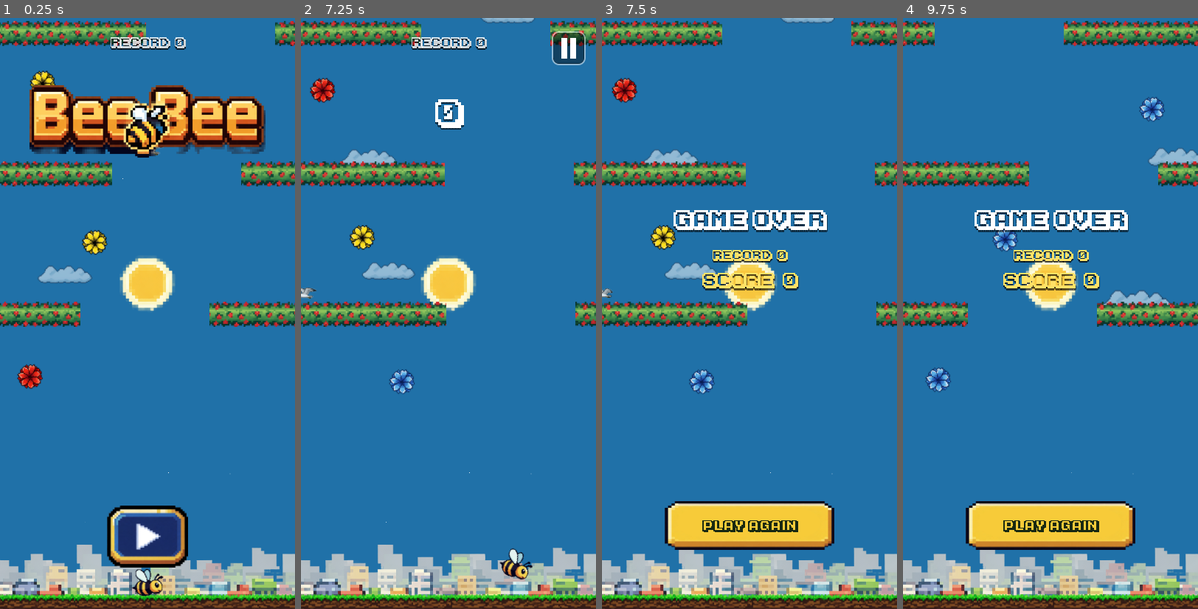
Above: before the commit, frames 1-4 (left to right).
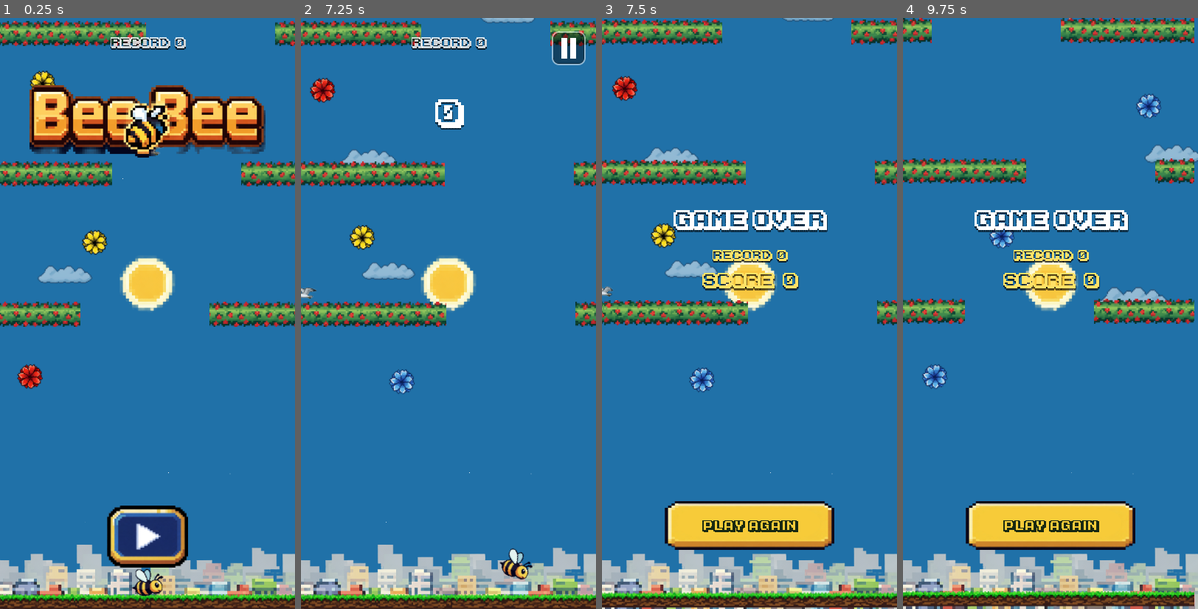
Above: after the commit, the same moments.

Repository: costanoy/bee-bee
Game: Godot game, scene res://scenes/main.tscn
Two runs of this game, one before a commit and one after it. Both use one fixed random seed, a clock stepped at 60 frames per second and the inputs below.
Inputs (mouse positions are in pixels of both pictures, inside the frame that each line leads up to):
- Up to frame 1 (0.25 s): no input
- Up to frame 2 (7.25 s): click (448, 538) at 0.5 s; click (448, 538) at 1.25 s; click (569, 47) at 2 s; click "Restart" at 2.75 s; click (569, 47) at 3.5 s; click "Restart" at 4.25 s; click (569, 47) at 5 s; click "Restart" at 5.75 s; move the mouse to (513, 283) at 6.52 s; click (513, 283) at 6.67 s
- Up to frame 3 (7.5 s): move the mouse to (690, 343) at 7.27 s; click (690, 343) at 7.42 s
- Up to frame 4 (9.75 s): click "Play Again" at 8 s; move the mouse to (1080, 183) at 8.77 s; click (1080, 183) at 8.92 s; move the mouse to (1035, 431) at 9.52 s; click (1035, 431) at 9.67 s

Frames 1-2 are identical in both runs. In frame 3, 8.6% of the frame differs, in the area x 0-100%, y 0-100%; in frame 4, 10%.

Commit message:
TEST: shake the screen on death too, bump the hit sound a touch
Camera shake is now shared (duration/magnitude tracked per-trigger)
between the near-miss cue and death, which gets a bigger jolt (0.3s /
7px vs near miss's 0.18s / 4px) since it's the bigger event. Moved the
base camera.position assignment out of _update_playing and into
_physics_process so it re-derives from camera_y every frame regardless
of state — camera_y is frozen during DYING already, so the shake
jitters around a fixed point there instead of drifting frame to frame.

No second sound layered on for death — sfx_hit already plays on every
game over, just nudged from -5dB to -3dB so it reads clearly alongside
the new shake instead of blending into the fall.

Co-Authored-By: Claude Sonnet 5 <noreply@anthropic.com>

Diff:
--- a/scripts/main.gd
+++ b/scripts/main.gd
@@ -54,7 +54,7 @@
 # within one run.
 const SFX_FLAP_DB := -16.0
 const SFX_COLLECT_DB := -7.0
-const SFX_HIT_DB := -5.0
+const SFX_HIT_DB := -3.0
 const SFX_RECORD_DB := -5.0
 const SFX_UI_DB := -12.0
 const SFX_NEAR_MISS_DB := -10.0
@@ -66,6 +66,12 @@
 const NEAR_MISS_MARGIN := 8.0
 const CAMERA_SHAKE_DURATION := 0.18
 const CAMERA_SHAKE_MAGNITUDE := 4.0
+# Death gets a bigger jolt than a near miss — it's the bigger event of the
+# two. Reuses the same SFX_HIT that already plays on every game over; no
+# second sound layered on top, just nudged up a touch (below) so it reads
+# clearly alongside the new shake instead of blending into the fall.
+const DEATH_SHAKE_DURATION := 0.3
+const DEATH_SHAKE_MAGNITUDE := 7.0
 
 # Enough voices that a flap, a pickup and a jingle can overlap without
 # any of them being cut short.
@@ -155,6 +161,8 @@
 var elapsed := 0.0
 var camera_y := 0.0
 var camera_shake_time := 0.0
+var camera_shake_total := 0.0
+var camera_shake_magnitude := 0.0
 var highest_spawn_y := 0.0
 var score := 0
 var dying_timer := 0.0
@@ -463,7 +471,29 @@
 		_:
 			pass
 
+	# camera_y itself only moves inside _update_playing's scroll branch, so
+	# re-deriving the base position here every frame is a no-op outside
+	# PLAYING — which is exactly "frozen" during DYING, letting a shake
+	# (near miss or death) jitter around that fixed point without drifting.
+	camera.position = Vector2(0.0, camera_y)
+	_apply_camera_shake(delta)
+
 	sky.update(delta, state == State.START or state == State.STARTING, elapsed, score, camera_y)
+
+
+func _start_camera_shake(duration: float, magnitude: float) -> void:
+	camera_shake_time = duration
+	camera_shake_total = duration
+	camera_shake_magnitude = magnitude
+
+
+func _apply_camera_shake(delta: float) -> void:
+	if camera_shake_time <= 0.0:
+		return
+	camera_shake_time = max(0.0, camera_shake_time - delta)
+	var t: float = camera_shake_time / camera_shake_total if camera_shake_total > 0.0 else 0.0
+	var mag: float = camera_shake_magnitude * t
+	camera.position += Vector2(randf_range(-mag, mag), randf_range(-mag, mag))
 
 
 func _update_playing(delta: float) -> void:
@@ -489,8 +519,6 @@
 
 		while highest_spawn_y > camera_y - screen_h:
 			_spawn_row()
-
-	camera.position = Vector2(0.0, camera_y)
 
 	# The bee is already flying/falling under normal physics from the first
 	# flap onward, camera frozen or not — so the usual rules (missed
@@ -552,11 +580,6 @@
 	if time_since_first_flap >= FALL_DEATH_GRACE and bee.position.y - BEE_R > screen_bottom:
 		_trigger_game_over()
 
-	if camera_shake_time > 0.0:
-		camera_shake_time = max(0.0, camera_shake_time - delta)
-		var mag: float = CAMERA_SHAKE_MAGNITUDE * (camera_shake_time / CAMERA_SHAKE_DURATION)
-		camera.position += Vector2(randf_range(-mag, mag), randf_range(-mag, mag))
-
 
 func _circle_rect_clearance(circle_center: Vector2, radius: float, rect_min: Vector2, rect_max: Vector2) -> float:
 	# Standard circle-vs-AABB distance: find the closest point on the rect to
@@ -574,7 +597,7 @@
 
 
 func _trigger_near_miss() -> void:
-	camera_shake_time = CAMERA_SHAKE_DURATION
+	_start_camera_shake(CAMERA_SHAKE_DURATION, CAMERA_SHAKE_MAGNITUDE)
 	_play_sfx(SFX_NEAR_MISS, SFX_NEAR_MISS_DB)
 
 
@@ -627,6 +650,7 @@
 	state = State.DYING
 	dying_timer = 0.0
 	pause_button.visible = false
+	_start_camera_shake(DEATH_SHAKE_DURATION, DEATH_SHAKE_MAGNITUDE)
 	_play_sfx(SFX_HIT, SFX_HIT_DB)
 	bee.die()
 	# The bee keeps falling under its own gravity — no impact effect, no
